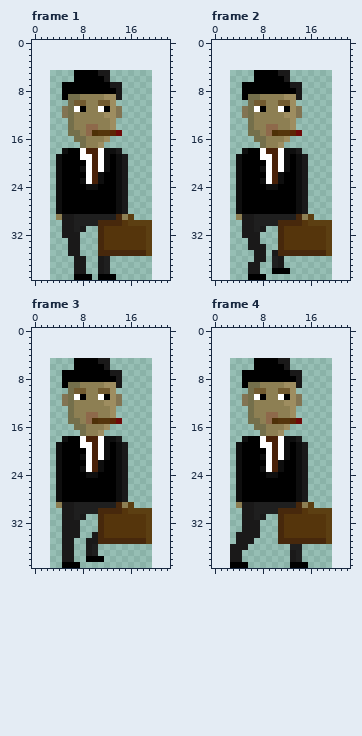
A pixel-art file gets an edit: src/sprites/level0/stranger-walk.ase. The picture above is the old version.
17x35 pixels, 5 frames. Colours within 5 levels of each other are drawn and written as one. Shown: frame 1, frame 2, frame 3, frame 4. The old version is drawn lined up with the new one, on the new canvas. The commit also changed other frames, which this record leaves out.
Once edited:
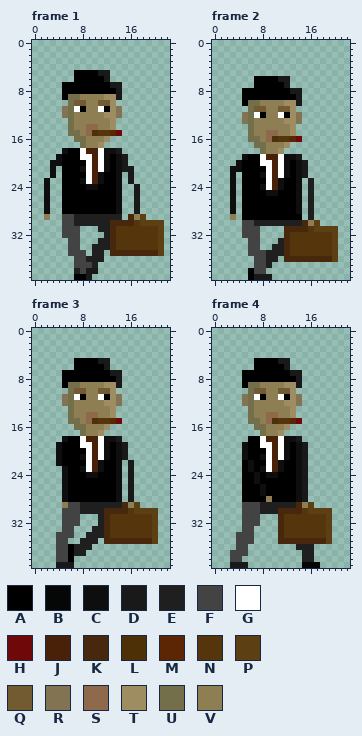
Palette (. is transparent): A #000000  B #050606  C #0e0e0e  D #1a1919  E #1f1f1f  F #434344  G #ffffff  H #6f0808  J #492108  K #47280c  L #4e3007  M #5c2504  N #55350c  P #5c3f12  Q #725b30  R #827453  S #8e694b  T #9e8d60  U #746f4b  V #8d7f53
Changes in this commit:
canvas 17x35 -> 23x40, the old top-left corner now at 3,5
Frame 1:
y 20: x 3 . -> C
y 21: x 3..4 .C -> C.; x 16 . -> D
y 22: x 3..4 .C -> C.; x 15..16 D. -> .D
y 23: x 2 . -> C; x 4 C -> .; x 15..16 D. -> .D
y 24..28: x 2 . -> C; x 4 C -> .; x 15 D -> .; x 17 . -> D
y 29: x 2 . -> V; x 4..6 VDD -> .FF; x 14..18 KVP.. -> E.KVP
y 30: x 5..6 DD -> FF; x 11..12 KK -> EE; x 15..17 NPP -> KKN; x 20..21 .. -> PP
y 31: x 5..8 DDED -> FFF.; x 11..13 KNN -> EEK; x 19..21 P.. -> NNP
y 32: x 5..7 DDD -> FFF; x 11..13 KNN -> .EK; x 19..21 P.. -> NNP
y 33: x 6..7 DD -> FF; x 11..13 KNN -> EEK; x 19..21 P.. -> NNP
y 34: x 6..7 DD -> FF; x 10..13 .KNN -> EEEK; x 19..21 P.. -> NNP
y 35: x 6..8 DD. -> FFF; x 10..12 .KK -> EE.; x 19..21 P.. -> KKP
y 36: x 7..12 DD..DE -> FFEEE.
y 37: x 7..12 DD..DE -> FFFE..
y 38: x 7..12 DD..DE -> EFDD..
y 39: x 9 A -> D; x 11..13 AAA -> ...
Frame 2:
y 5: x 7..12 AAAADD -> ......
y 6: x 11 A -> D
y 7: x 5..6 AA -> ..; x 12..14 ADD -> D..
y 8: x 13 A -> D
y 9: x 6..13 UUVVVVTT -> AAAAAAAA
y 10: x 5 . -> A; x 7..8 QQ -> UV; x 11..12 QQ -> VT; x 14 . -> D
y 11: x 5 R -> .; x 7..8 GA -> QQ; x 11..12 GA -> QQ; x 14 R -> .
y 12: x 7..8 VV -> GA; x 11..12 VT -> GA
y 13: x 5 . -> R; x 12 V -> T; x 14 . -> R
y 14: x 9..10 SS -> VV
y 15: x 7 U -> V; x 10..14 LNNMH -> SVVT.
y 16: x 6 . -> U; x 8..14 UVVVT.. -> VSLNNMH
y 17: x 7 . -> U; x 11..12 T. -> VT
y 18: x 5..14 CAAGJJGCCD -> ...UVVT...
y 19: x 4..5 CA -> .C; x 9 G -> J; x 13..15 ACD -> CD.
y 20: x 8 A -> G
y 21: x 3 . -> C; x 8 C -> A
y 22: x 3..4 .C -> C.; x 8 A -> C; x 11..12 CA -> GC
y 23: x 3..4 .C -> C.; x 8 C -> A; x 15..16 D. -> .E
y 24: x 3..4 .C -> C.; x 8..11 ACCA -> CGJC; x 15..16 D. -> .E
y 25: x 3..4 .C -> C.; x 9..10 AA -> CC; x 15..16 D. -> .E
y 26..28: x 3..4 .C -> C.; x 15..16 D. -> .E
y 29: x 3..16 .VDDEEEEEEEKVP -> V.AAAAAAAAAA.E
y 30: x 5..6 DD -> FF; x 11..16 KKKKNP -> EEEEKV; x 18..19 PP -> ..
y 31: x 5..8 DDED -> FFF.; x 11..15 KNNNN -> .KKKK; x 17..18 NN -> PP; x 20 . -> P
y 32: x 5..7 DDD -> FFF; x 11..12 KN -> .K; x 19..20 P. -> NP
y 33: x 6..7 DD -> FF; x 11..12 KN -> EK; x 19..20 P. -> NP
y 34: x 6..8 DDD -> FF.; x 10..12 .KN -> EEK; x 19..20 P. -> NP
y 35: x 6..11 .DD.DK -> FFFEEE; x 13..20 KKKKKKP. -> NNNNNNNP
y 36: x 7..9 DD. -> FFE; x 11..20 D......... -> .KKKKKKKKP
y 37: x 6..11 DD..ED -> .FFE..
y 38: x 6..8 DD. -> AFF; x 10..12 AAA -> ...
y 39: x 7..9 AA. -> DDD
Frame 3:
y 22: x 15..16 D. -> .D
y 23..28: x 4..5 CA -> .C; x 15..16 D. -> .D
y 29: x 4..7 VDDE -> .VFF; x 14..17 KVP. -> EKVP
y 30: x 5..7 DDE -> FFF; x 11 K -> E; x 15..16 NP -> KN; x 20 . -> P
y 31: x 5..8 DDED -> FFF.; x 11..12 KN -> EK; x 19..20 P. -> NP
y 32: x 5..7 DDD -> FFF; x 11..12 KN -> EK; x 19..20 P. -> NP
y 33: x 5..7 DDD -> FF.; x 10..12 .KN -> EEK; x 19..20 P. -> NP
y 34: x 4..7 .DDD -> FFF.; x 9..12 .DKN -> EEEK; x 19..20 P. -> NP
y 35: x 4..6 .DD -> FF.; x 8..11 .DDK -> EEE.; x 19..20 P. -> KP
y 36: x 4..10 .DD..DE -> FFAEEE.
y 37: x 4..10 .DD..DE -> FFAEE..
y 38: x 4..6 .DD -> FFA; x 9..11 AAA -> ...
y 39: x 4..7 .AAA -> DDD.
Frame 4:
y 18: x 5 C -> .
y 19..21: x 4..5 CA -> .C
y 22..23: x 4 C -> .; x 6 A -> C
y 24..25: x 4 C -> .; x 7 A -> C
y 26..27: x 4 C -> .; x 8 A -> C
y 28: x 4 C -> .; x 9 A -> V
y 29: x 4..7 VDDE -> .FFF
y 30: x 5..7 DDE -> FFF
y 31: x 5..8 DDED -> FFF.
y 32: x 5..7 DDD -> FFF
y 33: x 5..7 DDD -> FF.
y 34: x 4..7 DDDD -> FFF.
y 35: x 4..6 DDD -> FFF
y 36: x 3..5 DDD -> .FF; x 13 E -> .; x 15..16 .. -> EE
y 37: x 3..5 DD. -> FFF; x 13..16 DE.. -> ..EE
y 38: x 3..4 DD -> FF; x 13..16 DE.. -> ..EE
y 39: x 3..5 AAA -> DDD; x 13..17 AAA.. -> ..BBB
